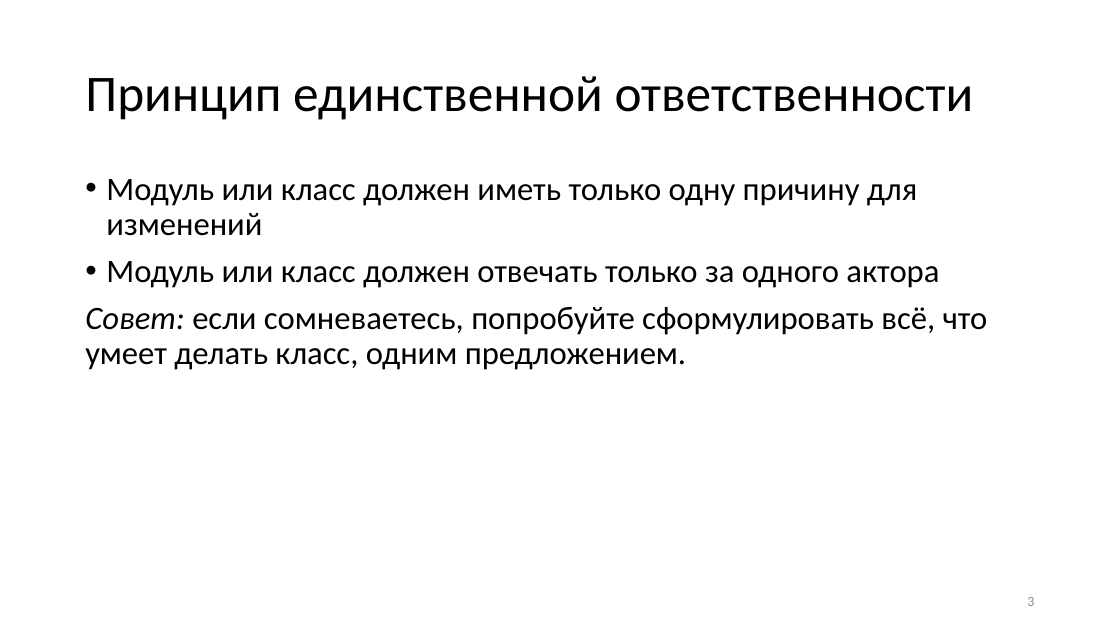
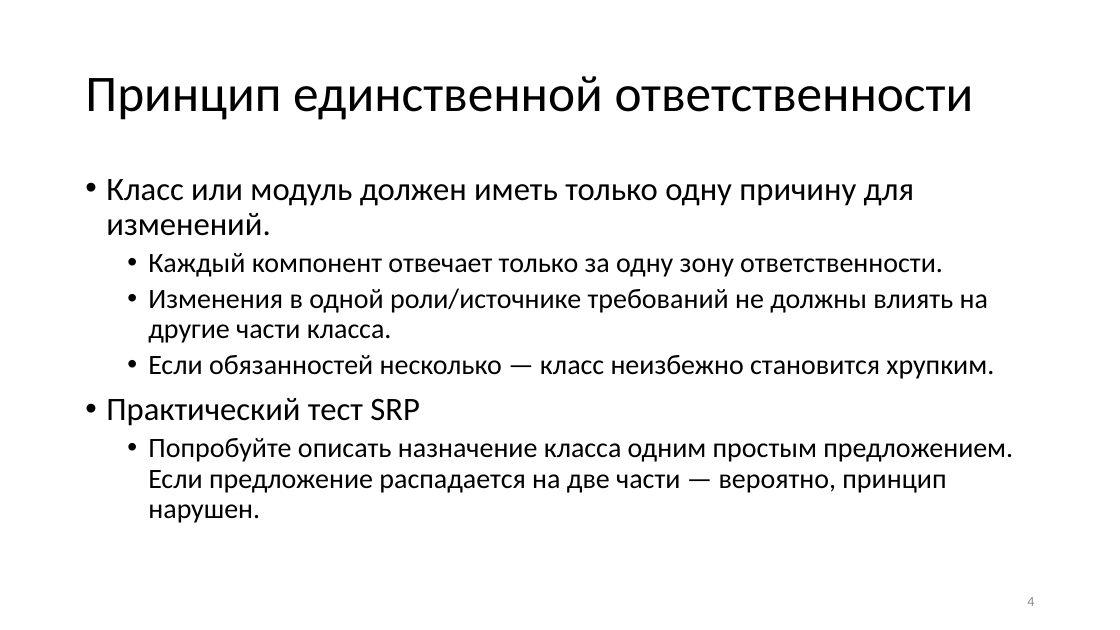
Before and after one commit to alexey-malov/ood, a slide deck: slide 4 of lectures/18.solid/Принципы SOLID.pptx (slide 3 before the commit). Drawn at 1120x630 pixels with LibreOffice and Linux fonts; fonts in the diff are those of the drawing. Boxes give left, top, right and bottom in pixels: in the first picture for what was removed or moved away, otherwise in the second. Text is boxed around its words. In the diff, an @@ line names an element or a change of style, - is before the commit and + after.

Commit message:
Обновил лекцию по принципам SOLID

```diff
--- a/lectures/18.solid/Принципы SOLID.pptx
+++ b/lectures/18.solid/Принципы SOLID.pptx
@@ text at <box>106,179,1013,523</box>: text changed; size 28 to 24 pt @@
-• Модуль или класс должен иметь только одну причину для изменений
-• Модуль или класс должен отвечать только за одного актора
-Совет: если сомневаетесь, попробуйте сформулировать всё, что умеет делать класс, одним предложением.
+• Класс или модуль должен иметь только одну причину для изменений.
+  • Каждый компонент отвечает только за одну зону ответственности.
+  • Изменения в одной роли/источнике требований не должны влиять на другие части класса.
+  • Если обязанностей несколько — класс неизбежно становится хрупким.
+• Практический тест SRP
+  • Попробуйте описать назначение класса одним простым предложением. Если предложение распадается на две части — вероятно, принцип нарушен.
@@ page number at <box>1027,597,1034,606</box>: text changed @@
-3
+4
```
Also in this commit, not shown: 7 other slides changed, 33 slides added, 28 slides removed, 1 other file.
